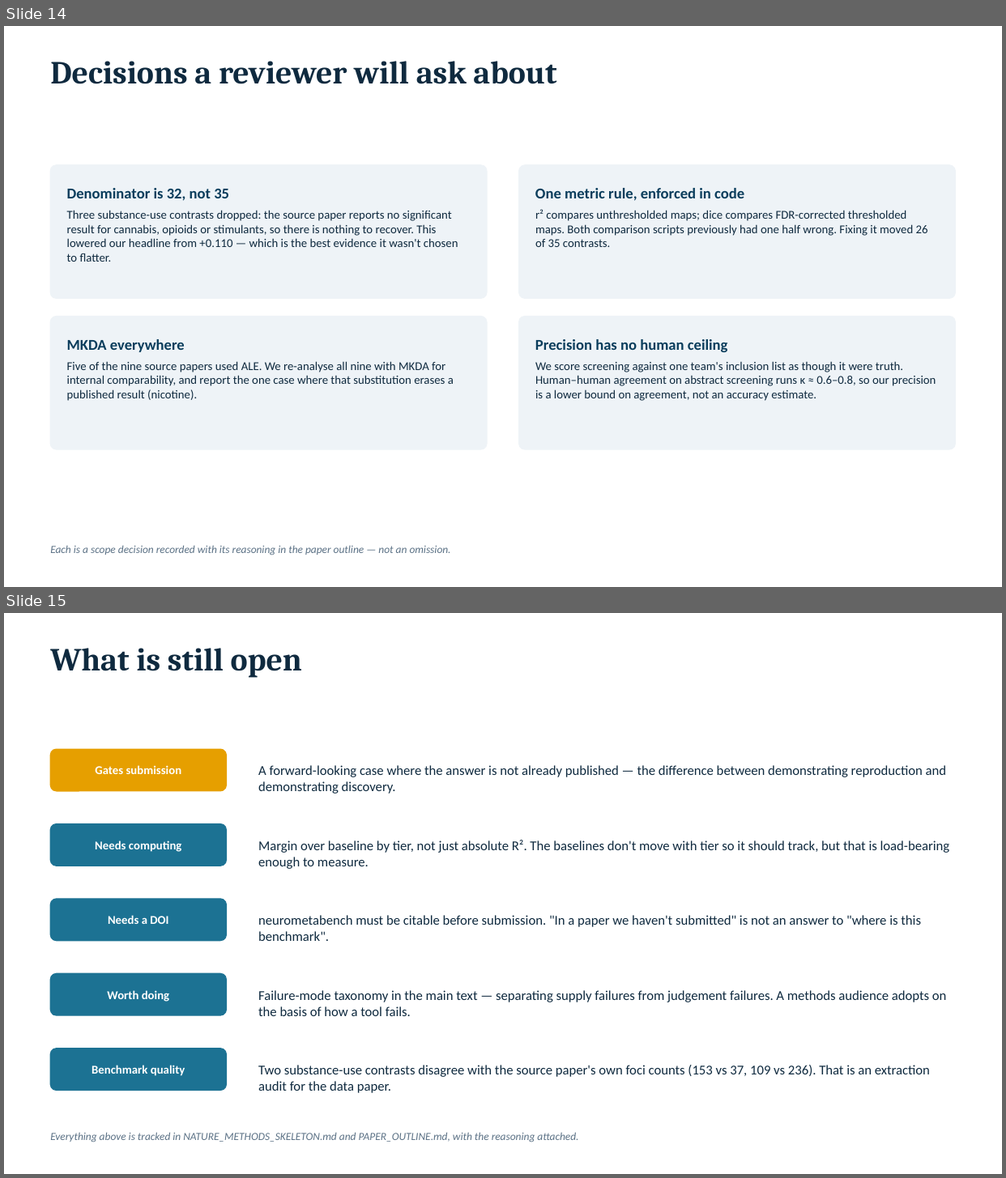
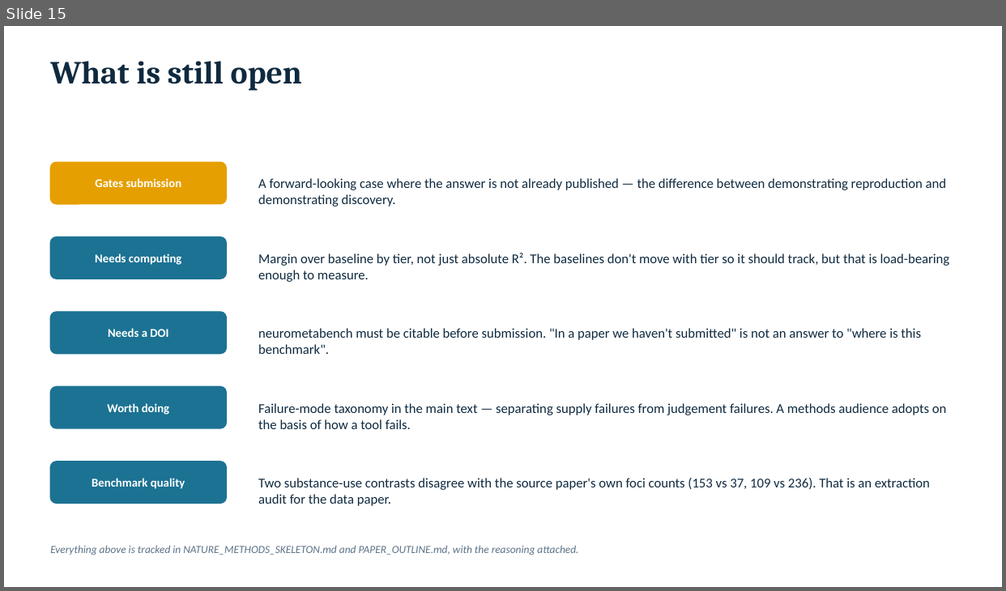
Before and after one commit to neurostuff/autonima-results, a slide deck: autonima_results_deck.pptx. Shown one above the other, each under a label of ours: slides 14 and 15 before the commit, slide 15 after it. The pictures are 1006x1178 and 1006x591 pixels, drawn with LibreOffice and Linux fonts; fonts in the diff are those of the drawing. Boxes give left, top, right and bottom in pixels: in the first picture for what was removed or moved away, otherwise in the second. Text is boxed around its words. In the diff, an @@ line names an element or a change of style, - is before the commit and + after.

```diff
--- a/autonima_results_deck.pptx
+++ b/autonima_results_deck.pptx
@@ slide 14 removed at bbox=[4, 26, 1002, 587], background #FFFFFF @@
@@ text removed at bbox=[50, 61, 556, 84] @@
-Decisions a reviewer will ask about
@@ rounded rectangle removed at bbox=[50, 165, 487, 298] @@
@@ rounded rectangle removed at bbox=[519, 165, 956, 298] @@
@@ text removed at bbox=[67, 188, 229, 201] @@
-Denominator is 32, not 35
@@ text removed at bbox=[535, 188, 744, 201] @@
-One metric rule, enforced in code
@@ text removed at bbox=[67, 210, 458, 262] @@
-Three substance-use contrasts dropped: the source paper reports no significant result for cannabis, opioids or stimulants, so there is nothing to recover. This lowered our headline from +0.110 — which is the best evidence it wasn't chosen to flatter.
@@ text removed at bbox=[535, 209, 928, 247] @@
-r² compares unthresholded maps; dice compares FDR-corrected thresholded maps. Both comparison scripts previously had one half wrong. Fixing it moved 26 of 35 contrasts.
@@ rounded rectangle removed at bbox=[50, 317, 487, 450] @@
@@ rounded rectangle removed at bbox=[519, 317, 956, 450] @@
@@ text removed at bbox=[67, 339, 185, 352] @@
-MKDA everywhere
@@ text removed at bbox=[535, 339, 728, 352] @@
-Precision has no human ceiling
@@ text removed at bbox=[67, 361, 454, 401] @@
-Five of the nine source papers used ALE. We re-analyse all nine with MKDA for internal comparability, and report the one case where that substitution erases a published result (nicotine).
@@ text removed at bbox=[535, 361, 936, 401] @@
-We score screening against one team's inclusion list as though it were truth. Human–human agreement on abstract screening runs κ ≈ 0.6–0.8, so our precision is a lower bound on agreement, not an accuracy estimate.
@@ text removed at bbox=[50, 545, 451, 556] @@
-Each is a scope decision recorded with its reasoning in the paper outline — not an omission.
```
Also in this commit, not shown: 9 slides changed, 1 slide added, 3 other files.
